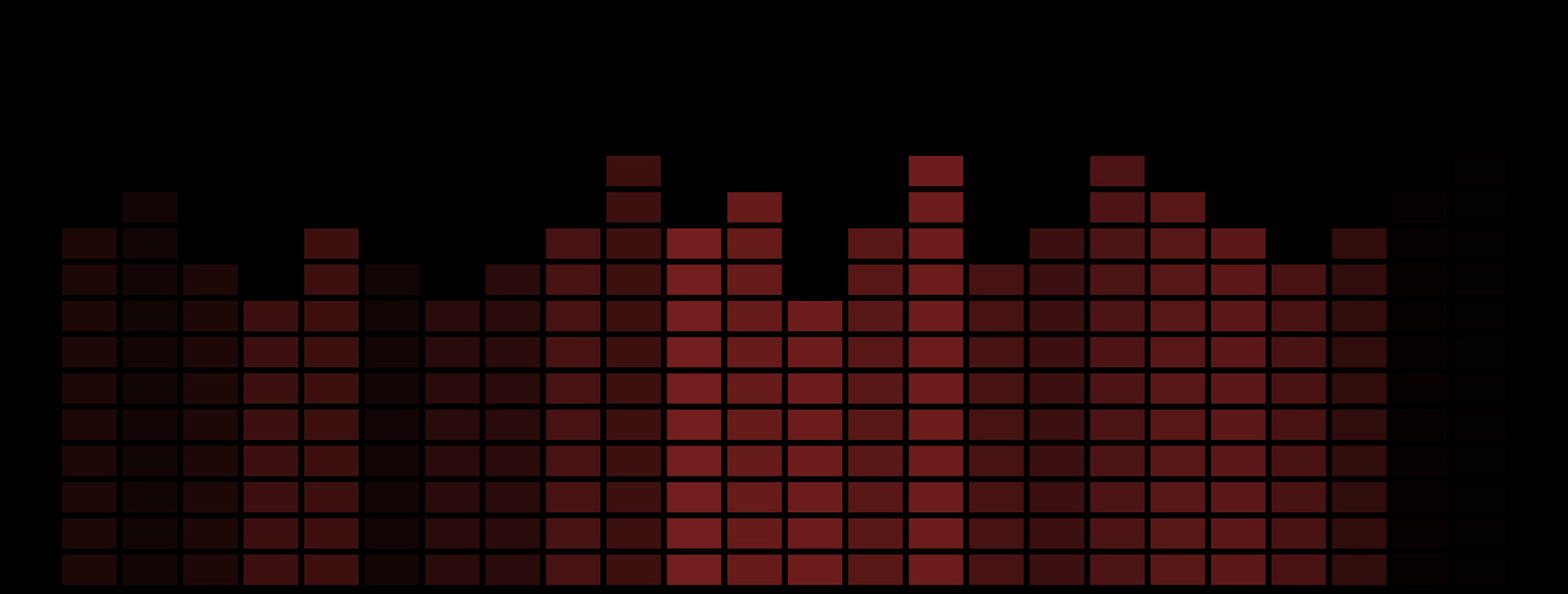
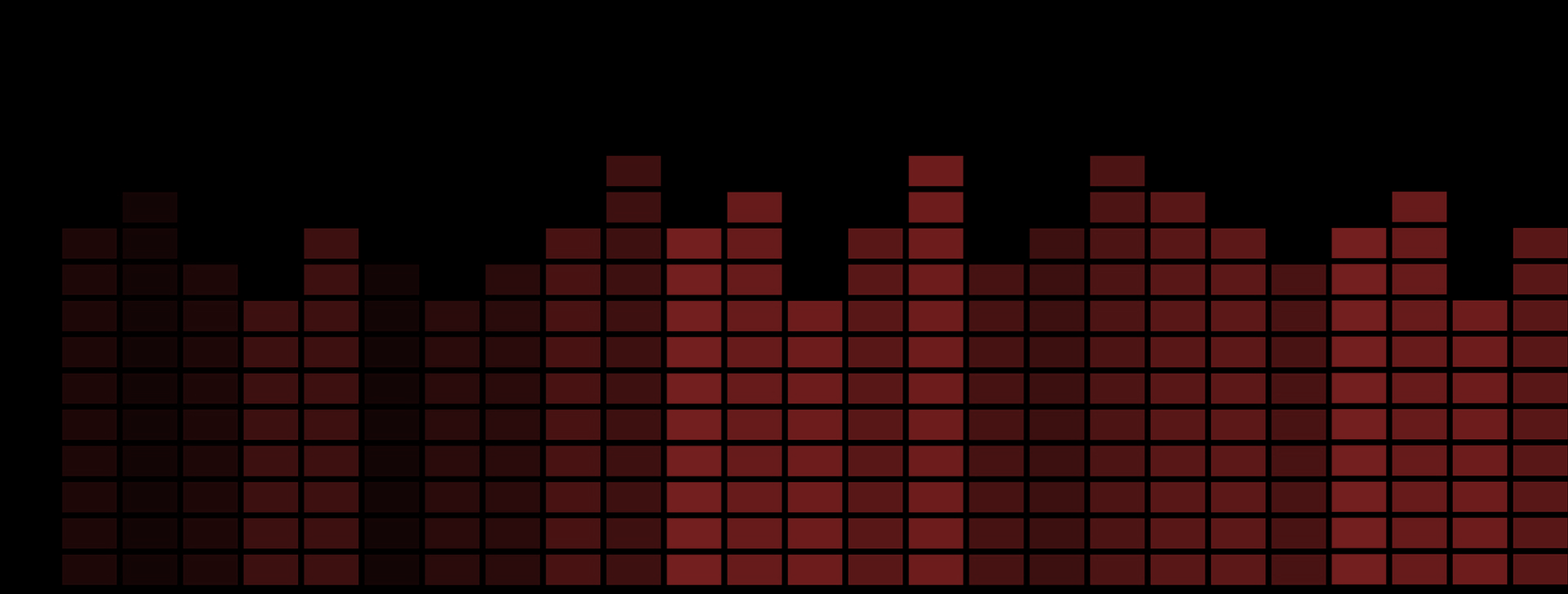
Before/after of a 1568 × 594 layered artwork. What changed in the layer stack:
painted on "equalizer-2818803_1920.jpg" over [1329, 155, 1568, 586]
